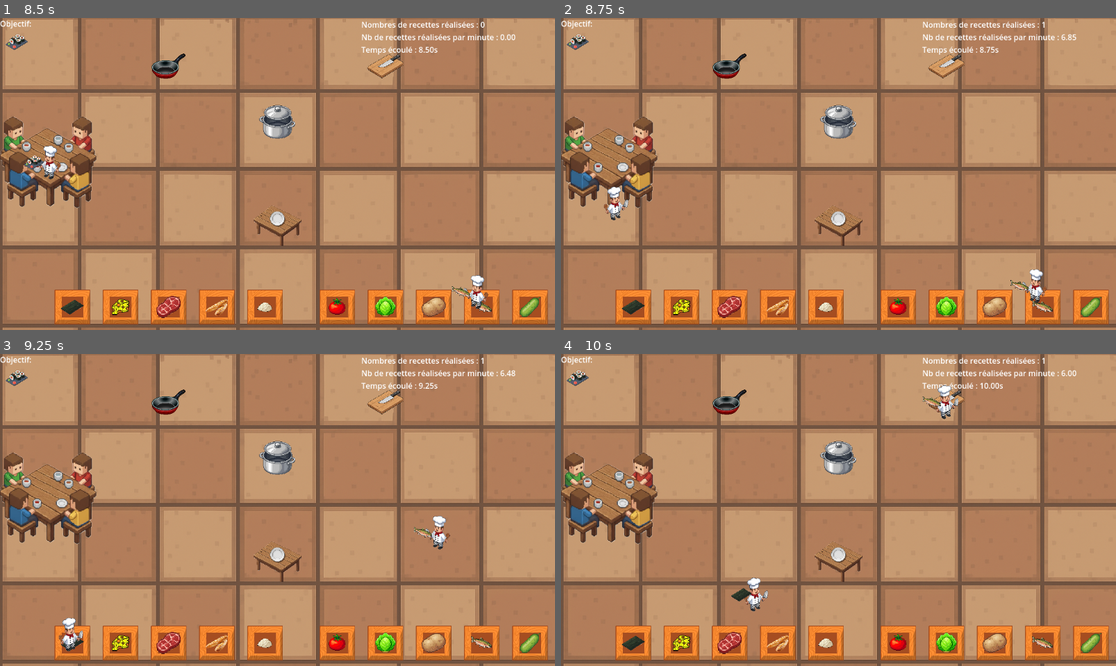
Above: before the commit, frames 1-4 (two rows, left to right).
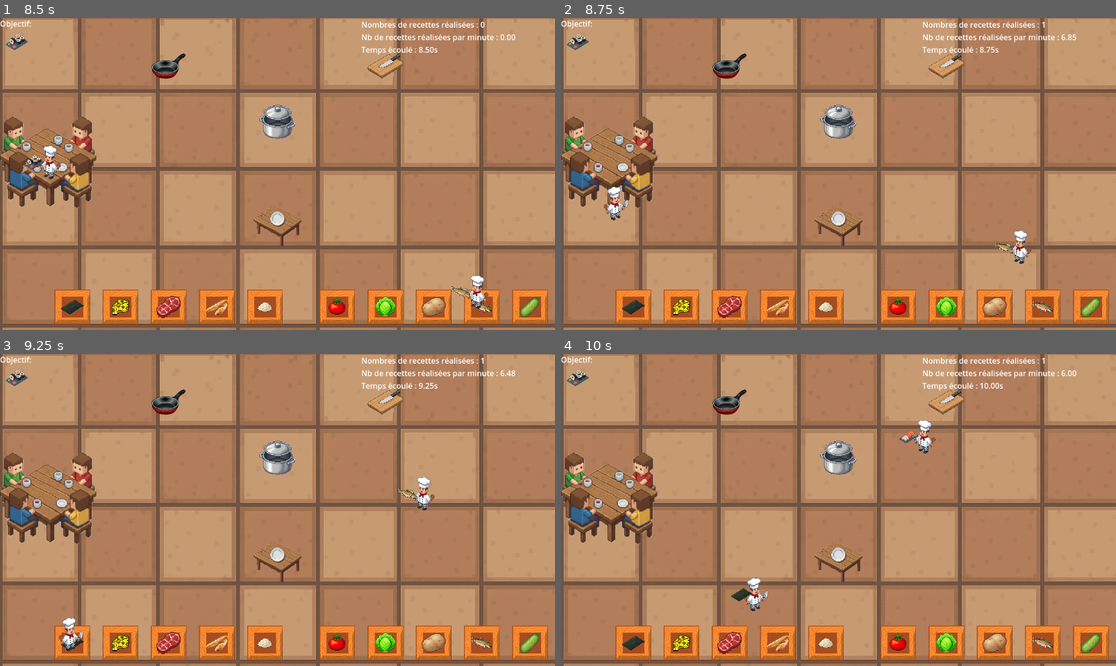
Above: after the commit, the same moments.

Repository: Wakeless-Ry/Overcooked-minimaliste
Game: Godot game, scene res://world.tscn
Same seed, same stepped clock (60 frames per second), same inputs: the game is played once before the commit and once after it.
Inputs:
- Up to frame 1 (8.5 s): no input
- Up to frame 2 (8.75 s): no input
- Up to frame 3 (9.25 s): no input
- Up to frame 4 (10 s): no input

Frame 1 is identical in both runs. In frame 2, 0.5% of the frame differs, in the area x 78-88%, y 67-92%; in frame 3, 0.5%; in frame 4, 0.6%, in the area x 60-72%, y 10-33%.

Commit message:
Fin.

Diff:
--- a/cook.gd
+++ b/cook.gd
@@ -44,6 +44,14 @@
 		return kitchen[step[1]].needs_ingredient(recipe_name, step[0])
 	return true
 
+func check_new_recipe(new_recipe):
+	if (inventory == ""):
+		return false
+	for key in new_recipe.steps.keys():
+		if key is Array and key.size() > 0 and key[0] == inventory:
+			return false
+	return true
+
 func give_environment(kitchen_env, inventory_env, recipe_env):
 	var old = inventory
 	kitchen = kitchen_env
--- a/world.gd
+++ b/world.gd
@@ -32,8 +32,7 @@
 	$Label.text +="Temps écoulé : " + str(time_elapsed).pad_decimals(2) + "s"
 
 	if recipe == null:
-		#recipe = recipes.pick_random()
-		recipe = recipes[2]
+		recipe = recipes.pick_random()
 	display()
 
 	for i in range(nb_cooks):
@@ -67,7 +66,8 @@
 					recipe = recipes.pick_random()
 					nombre_recette +=1
 					for j in range(nb_cooks):
-						cooks_inventory[j] = ""
+						if (cooks[j].check_new_recipe(recipe)):
+							cooks_inventory[j] = ""
 
 func display():
 	if objectif != null:
